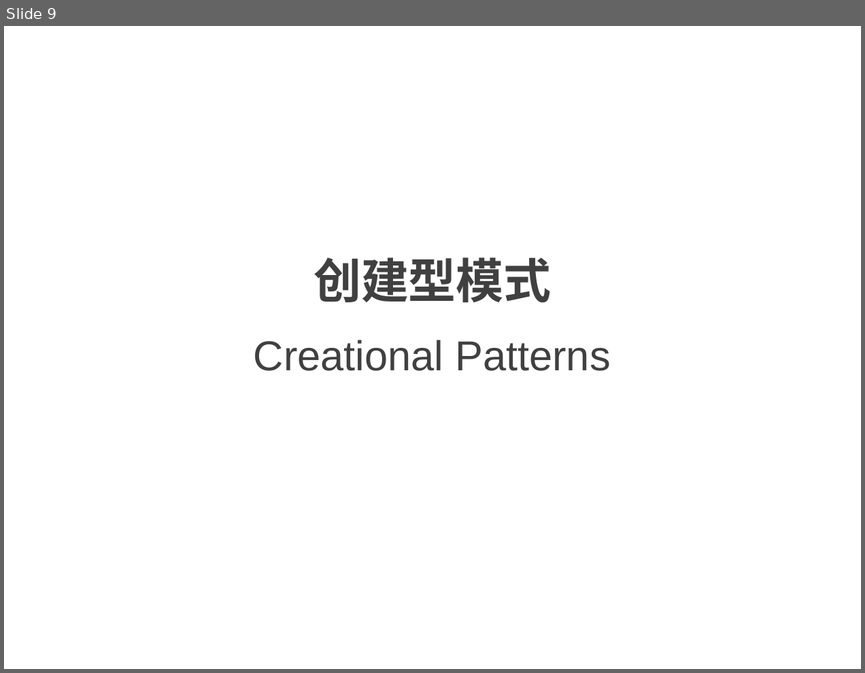
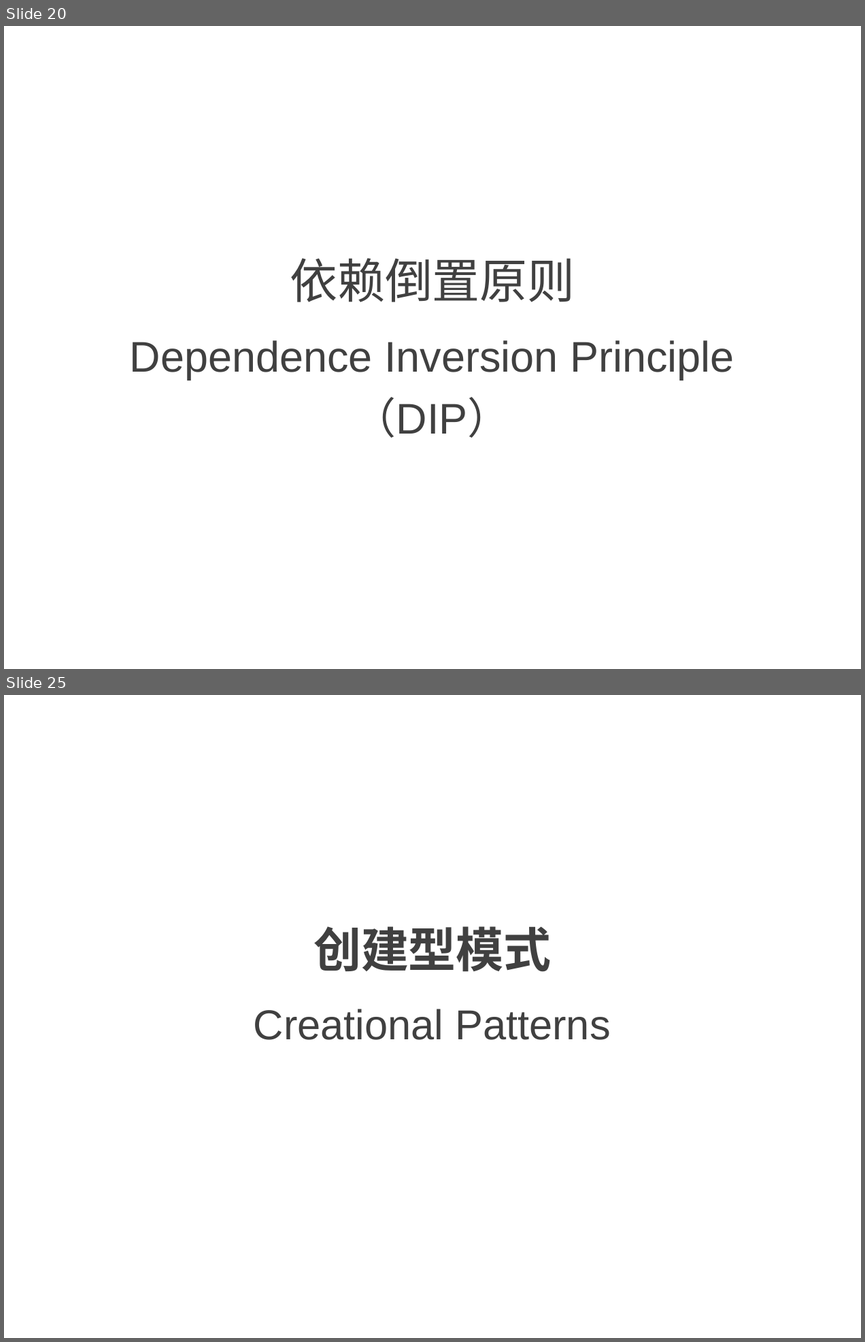
Before and after one commit to NewGr8Player/My-PPT, a slide deck: Design pattern/23种设计模式详解.pptx. Shown one above the other, each under a label of ours: slide 9 before the commit, slides 20 and 25 after it; the slides between them are not shown. The pictures are 865x673 and 865x1342 pixels, drawn with LibreOffice and Linux fonts; fonts in the diff are those of the drawing. Boxes give left, top, right and bottom in pixels: in the first picture for what was removed or moved away, otherwise in the second. Text is boxed around its words. In the diff, an @@ line names an element or a change of style, - is before the commit and + after.

Commit message:
修改PPT，增加里氏替换原则内容

```diff
--- a/Design pattern/23种设计模式详解.pptx
+++ b/Design pattern/23种设计模式详解.pptx
@@ slide 20 added at box(4, 26, 861, 669), background #FFFFFF @@
@@ text added at box(290, 258, 575, 302), 40 pt, text #404040 @@
+依赖倒置原则
@@ title added at box(130, 340, 734, 437), 36 pt, text #404040 @@
+Dependence Inversion Principle（DIP）
@@ what was slide 9 is now slide 25 @@
```
Also in this commit, not shown: 3 slides changed, 15 other slides added, 2 other files.
